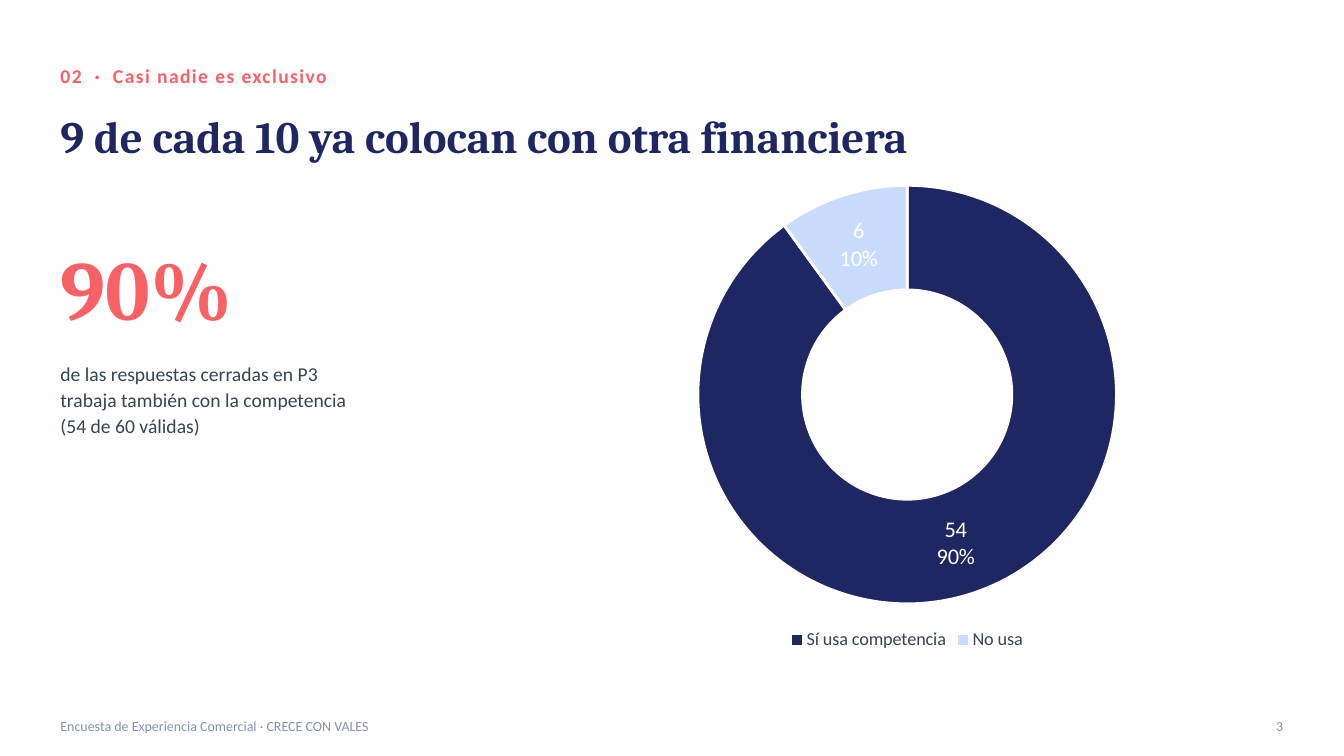
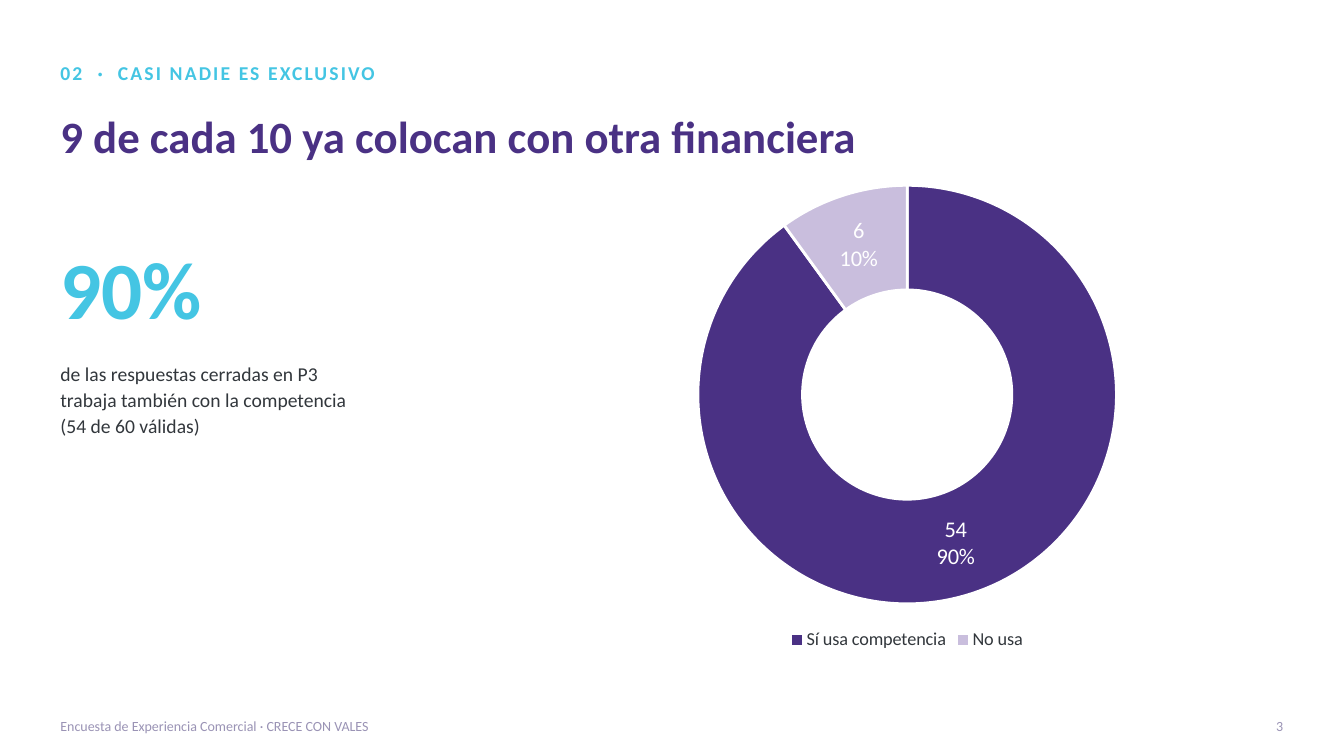
Before and after one commit to marifercc/cvv-encuestas-distribuidoras, a slide deck: slide 3 of presentaciones/insights_distribuidoras.pptx. Drawn at 1344x756 pixels with LibreOffice and Linux fonts; fonts in the diff are those of the drawing. Boxes give left, top, right and bottom in pixels: in the first picture for what was removed or moved away, otherwise in the second. Text is boxed around its words. In the diff, an @@ line names an element or a change of style, - is before the commit and + after.

```diff
--- a/presentaciones/insights_distribuidoras.pptx
+++ b/presentaciones/insights_distribuidoras.pptx
@@ text at box(239, 67, 260, 80): text changed; text colour #F96167 to #44C5E3 @@
-02 · Casi nadie es exclusivo
+02 · CASI NADIE ES EXCLUSIVO
@@ text "9 de cada 10 ya ..." at box(60, 121, 855, 160): font Cambria to Calibri, text colour #1E2761 to #4A3184 @@
@@ doughnut chart at box(544, 171, 1270, 655) @@
@@ colours of single points changed @@
@@ legend changed @@
@@ text "90%" at box(60, 263, 201, 320): size 60 to 58 pt, font Cambria to Calibri, text colour #F96167 to #44C5E3 @@
@@ text "de las respuestas cerradas en ..." at box(60, 367, 346, 436): text colour #36454F to #32373C @@
@@ text "Encuesta de Experiencia Comercial · ..." at box(60, 721, 368, 733): text colour #8892B0 to #9A93B5 @@
@@ text "3" at box(1276, 722, 1283, 731): text colour #8892B0 to #9A93B5 @@
```
Also in this commit, not shown: 7 other slides changed, 1 slide added.
